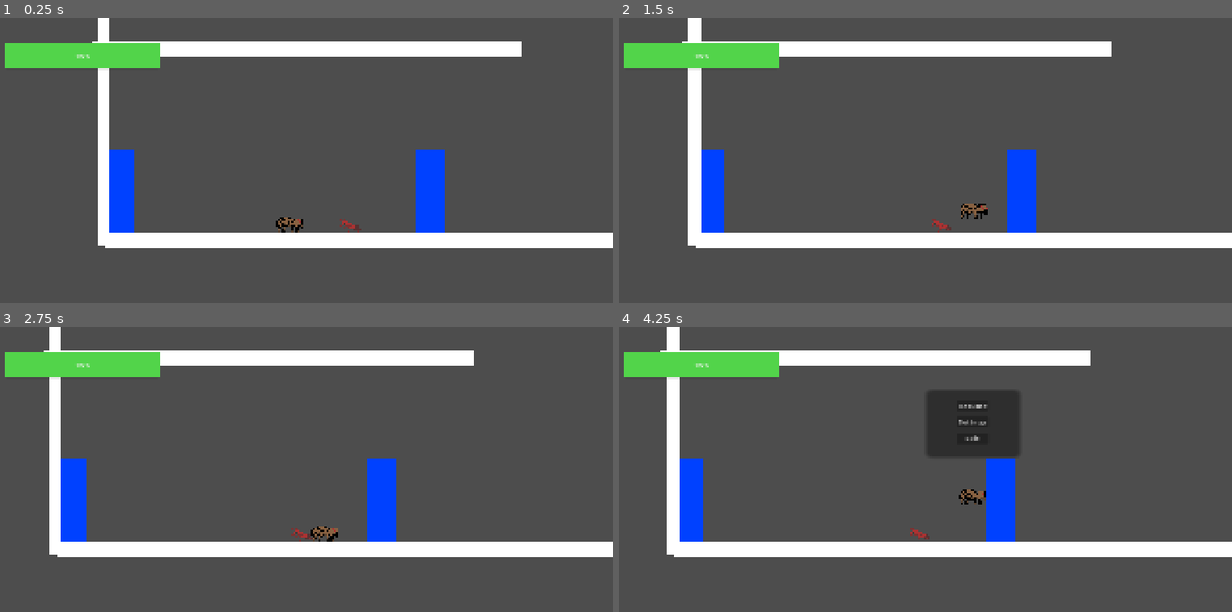
Above: before the commit, frames 1-4 (two rows, left to right).
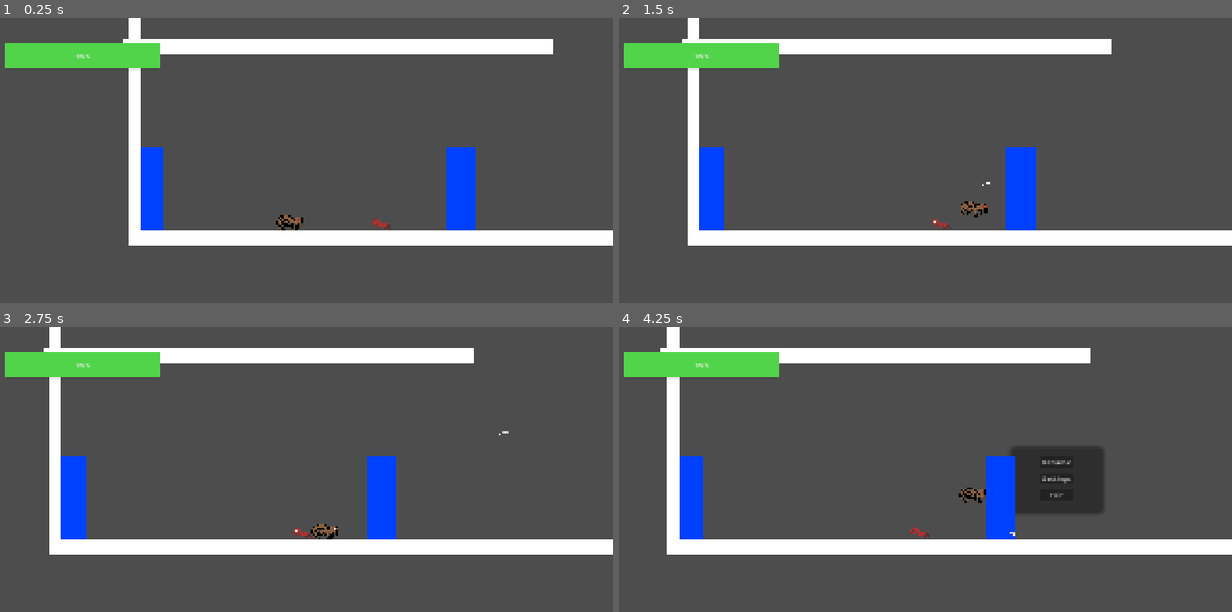
Above: after the commit, the same moments.

Repository: KaileyCo/godotSpiderProject
Game: Godot game, scene res://scenes/scene_one.tscn
Two runs of this game, one before a commit and one after it. Both use one fixed random seed, a clock stepped at 60 frames per second and the inputs below.
Inputs (mouse positions are in pixels of both pictures, inside the frame that each line leads up to):
- Up to frame 1 (0.25 s): no input
- Up to frame 2 (1.5 s): tap Enter at 0.5 s; move the mouse to (1048, 180) at 0.52 s; hold D (move_right) from 0.53 s (still down); tap Shift (shift) at 0.6 s; tap Space (jump) at 0.77 s; right-click (1048, 180) at 0.8 s; move the mouse to (778, 217) at 1.27 s; right-click (778, 217) at 1.35 s
- Up to frame 3 (2.75 s): tap Space (jump) at 1.52 s; tap Shift (shift) at 1.55 s; move the mouse to (355, 429) at 2.02 s; release D (move_right) at 2.03 s; hold A (move_left) from 2.03 s (still down); click (355, 429) at 2.1 s; right-click (355, 429) at 2.3 s
- Up to frame 4 (4.25 s): tap Space (jump) at 2.75, 3.02, 3.77 s; move the mouse to (876, 580) at 2.77 s; release A (move_left) at 2.78 s; hold D (move_right) from 2.78 s (still down); tap Alt (grapple) at 2.85 s; tap Shift (shift) at 3.05 s; move the mouse to (1103, 563) at 3.52 s; tap Ctrl (grapple2) at 3.6 s; right-click (1103, 563) at 3.8 s; tap Escape (Pause) at 4.15 s

The runs differ from the first frame. In frame 1, 10% of the frame differs, in the area x 15-100%, y 0-81%; in frame 2, 3.1%; in frame 3, 2.8%; in frame 4, 9.3%.

Commit message:
First Iteration (webstun)
Projectile physics works. Collision has not been implemented yet

Diff:
--- a/menu/pause_menu.tscn
+++ b/menu/pause_menu.tscn
@@ -1,6 +1,6 @@
 [gd_scene format=3 uid="uid://bsgdiebp8bf8g"]
 
-[ext_resource type="Script" uid="uid://cdcdkjtpaytlu" path="res://pause_menu.gd" id="1_hdmo1"]
+[ext_resource type="Script" uid="uid://cdcdkjtpaytlu" path="res://menu/pause_menu.gd" id="1_hdmo1"]
 
 [node name="PauseMenu" type="Control" unique_id=1199802062]
 layout_mode = 3
--- a/player/player_2d.gd
+++ b/player/player_2d.gd
@@ -46,6 +46,12 @@
 const DASH_DURATION_ATT = 0.10
 #is the character attacking
 var is_attacking = false
+
+##Web Shot Variables##
+var web = preload("res://web_shot.tscn")
+@export var web_speed = 400
+@onready var attack_point = $webAim
+@onready var webstun_cooldown = $WebStunCooldown
 
 # Initialized player values
 var facing_direction: float = 1.0 # Direction player faces (-1: left and 1: right)
@@ -86,6 +92,7 @@
 	if is_on_floor():
 		air_dash_available = true
 
+	#Simple attack code that checks if you are already attacking
 	if Input.is_action_just_pressed("Attack") and !is_attacking:
 		handle_bite(true)
 	if is_attacking:
@@ -140,6 +147,10 @@
 
 	move_and_slide() # Godot movement, handles collisions
 
+	##webstun called
+	if Input.is_action_just_pressed("WebStun"):
+		handle_webstun()
+
 	# Bunch of code to keep grapple length the same when swinging
 	if grapple_state == GrappleState.SWINGING:
 		# Create a vector from the start of the grapple to its collision point
@@ -165,6 +176,22 @@
 			)
 
 	update_grapple_rope()
+
+##Webstun code
+func handle_webstun():
+	if not webstun_cooldown.is_stopped():
+		return
+
+	var webstun = web.instantiate()
+
+	get_tree().current_scene.add_child(webstun)
+
+	webstun.global_position = attack_point.global_position
+	var direction = (get_global_mouse_position() - global_position).normalized()
+	webstun.direction = direction
+	webstun.speed = web_speed
+
+	webstun_cooldown.start()
 
 #bite attack
 func handle_bite(delta: float) -> void:
--- a/player/player_2d.tscn
+++ b/player/player_2d.tscn
@@ -23,38 +23,44 @@
 script = ExtResource("1_u8lj1")
 
 [node name="Sprite2D" type="Sprite2D" parent="." unique_id=187579558]
-position = Vector2(498, 341)
+position = Vector2(0, -4)
 texture = ExtResource("2_u8lj1")
 
 [node name="CollisionShape2D" type="CollisionShape2D" parent="." unique_id=142307059]
-position = Vector2(498, 343.5)
+position = Vector2(0, -1.5)
 shape = SubResource("RectangleShape2D_0tnrl")
 
 [node name="Camera2D" type="Camera2D" parent="." unique_id=967665266]
-position = Vector2(496, 233)
+position = Vector2(-2, -112)
 drag_horizontal_enabled = true
 drag_vertical_enabled = true
 
 [node name="AnimatedSprite2D" type="AnimatedSprite2D" parent="." unique_id=143304947]
 texture_filter = 1
-position = Vector2(498, 341)
+position = Vector2(3.0517578e-05, -3.9999695)
 scale = Vector2(5, 5)
 sprite_frames = SubResource("SpriteFrames_0tnrl")
 
 [node name="GrappleOrigin" type="Marker2D" parent="." unique_id=220797249]
-position = Vector2(500, 375)
+position = Vector2(2, 30)
 
 [node name="GrappleRay" type="RayCast2D" parent="GrappleOrigin" unique_id=214956408]
 position = Vector2(-1, -28)
 
 [node name="GrappleRope" type="Line2D" parent="." unique_id=565492780]
-position = Vector2(500, 375)
+position = Vector2(2, 30)
 width = 3.0
 
 [node name="attack_area" type="Area2D" parent="." unique_id=888177370]
 monitorable = false
 
 [node name="CollisionShape2D" type="CollisionShape2D" parent="attack_area" unique_id=85211299]
-position = Vector2(578, 350)
+position = Vector2(80, 5)
 scale = Vector2(2, 2)
 shape = SubResource("CircleShape2D_37yx2")
+
+[node name="webAim" type="Marker2D" parent="." unique_id=881430786]
+
+[node name="WebStunCooldown" type="Timer" parent="." unique_id=1245697822]
+wait_time = 2.0
+one_shot = true
--- a/project.godot
+++ b/project.godot
@@ -79,6 +79,11 @@
 "events": [Object(InputEventMouseButton,"resource_local_to_scene":false,"resource_name":"","device":-1,"window_id":0,"a …(253 unchanged characters)…
 ]
 }
+WebStun={
+"deadzone": 0.2,
+"events": [Object(InputEventMouseButton,"resource_local_to_scene":false,"resource_name":"","device":-1,"window_id":0,"alt_pressed":false,"shift_pressed":false,"ctrl_pressed":false,"meta_pressed":false,"button_mask":0,"position":Vector2(0, 0),"global_position":Vector2(0, 0),"factor":1.0,"button_index":2,"canceled":false,"pressed":false,"double_click":false,"script":null)
+]
+}
 
 [physics]
 
--- a/scenes/scene_one.tscn
+++ b/scenes/scene_one.tscn
@@ -35,7 +35,7 @@
 [node name="SceneOne" type="Node2D" unique_id=233813023]
 
 [node name="Player" parent="." unique_id=1177396484 instance=ExtResource("1_11pc1")]
-position = Vector2(298, 390)
+position = Vector2(456, 567)
 scale = Vector2(0.5, 0.5)
 
 [node name="Main" parent="Player" unique_id=1313088082 instance=ExtResource("2_8k15v")]
--- /dev/null
+++ b/scenes/web_sweep_icon.tscn
@@ -0,0 +1,41 @@
+[gd_scene format=3 uid="uid://drve3obpdjo60"]
+
+[ext_resource type="Texture2D" uid="uid://b6ci1dhmbcnxq" path="res://assets/webstunicon.png" id="1_0vry5"]
+
+[node name="WebSweepIcon" type="TextureRect" unique_id=1976949980]
+texture_filter = 1
+anchors_preset = 15
+anchor_right = 1.0
+anchor_bottom = 1.0
+offset_right = -1888.0
+offset_bottom = -1048.0
+grow_horizontal = 2
+grow_vertical = 2
+texture = ExtResource("1_0vry5")
+
+[node name="Sweep" type="TextureProgressBar" parent="." unique_id=933678862]
+modulate = Color(0.14509805, 0.14509805, 0.14509805, 0.8745098)
+layout_mode = 0
+offset_right = 40.0
+offset_bottom = 40.0
+fill_mode = 5
+
+[node name="Timer" type="Timer" parent="Sweep" unique_id=734387325]
+one_shot = true
+
+[node name="Counter" type="MarginContainer" parent="." unique_id=1859944707]
+layout_mode = 1
+anchors_preset = 12
+anchor_top = 1.0
+anchor_right = 1.0
+anchor_bottom = 1.0
+offset_top = -23.0
+grow_horizontal = 2
+grow_vertical = 0
+theme_override_constants/margin_left = 5
+theme_override_constants/margin_right = 5
+
+[node name="Value" type="Label" parent="Counter" unique_id=410893205]
+layout_mode = 2
+horizontal_alignment = 2
+clip_text = true
--- /dev/null
+++ b/web_shot.gd
@@ -0,0 +1,16 @@
+extends Area2D
+
+var direction: Vector2 = Vector2.ZERO
+var speed: float = 400.0
+
+func _physics_process(delta):
+	global_position += direction * speed * delta
+	rotation = direction.angle()
+
+func _on_body_entered(body):
+	if body.is_in_group("enemies"):
+		body.apply_stun()
+		queue_free()
+
+func _on_visible_on_screen_enabler_2d_screen_exited() -> void:
+	queue_free()
--- /dev/null
+++ b/web_shot.tscn
@@ -0,0 +1,23 @@
+[gd_scene format=3 uid="uid://c4br4f0tojvp0"]
+
+[ext_resource type="Script" uid="uid://dak6uxxsg60y1" path="res://web_shot.gd" id="1_gjn42"]
+[ext_resource type="Texture2D" uid="uid://dx1vg1xmr2lwf" path="res://assets/testWeb1.png" id="2_ysopn"]
+
+[sub_resource type="RectangleShape2D" id="RectangleShape2D_hbyvu"]
+size = Vector2(28, 7)
+
+[node name="WebShot" type="Area2D" unique_id=1399163531]
+script = ExtResource("1_gjn42")
+
+[node name="Sprite2D" type="Sprite2D" parent="." unique_id=2007849343]
+texture_filter = 1
+texture = ExtResource("2_ysopn")
+
+[node name="CollisionShape2D" type="CollisionShape2D" parent="." unique_id=742110051]
+position = Vector2(-1, 0.5)
+shape = SubResource("RectangleShape2D_hbyvu")
+
+[node name="VisibleOnScreenEnabler2D" type="VisibleOnScreenEnabler2D" parent="." unique_id=642073561]
+rect = Rect2(-1, -3, 2, 7)
+
+[connection signal="screen_exited" from="VisibleOnScreenEnabler2D" to="." method="_on_visible_on_screen_enabler_2d_screen_exited"]
Binary file added: assets/testWeb1.png
Not shown, added: assets/testWeb1.png.import
Binary file added: assets/webstunicon.png
Not shown, added: assets/webstunicon.png.import
Not shown, changed: health-system-test/health.gd.uid
Not shown, changed: health-system-test/health_system_test.gd.uid
Not shown: 1 places in health-system-test/health_system_test.tscn that only renumber resources
Not shown, added: web_shot.gd.uid
